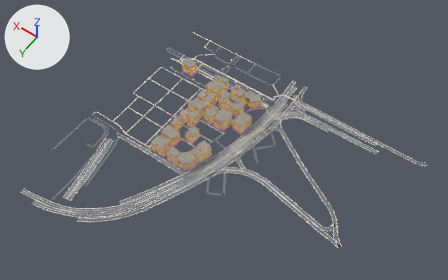
What one commit did to the glTF model public/models/urban-west-stage6.glb.
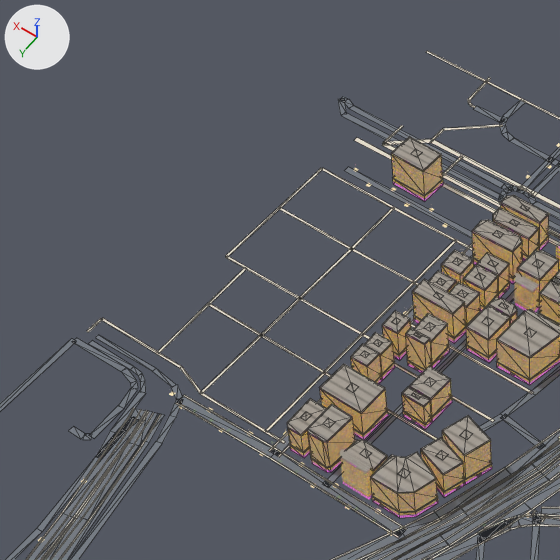
Old and new are each drawn whole from a camera (50 mm lens) standing at (-1604.0, 1295.0, 1583.0) and looking at (-917.0, 333.0, 72.0) and again close up on the part from 15% to 52% of the width and 6% to 65% of the height. Every picture has the same lights, and +X, +Y and +Z are marked at upper left. The older version's two pictures come first. The close-ups show mesh edges as thin lines. Vertices at exactly the same position are counted once.

Names of what the first close-up shows: 'urban-hotel-2203-W203', 'urban-hotel-2216-W216', 'urban-hotel-2224-W224', 'urban-hotel-2228-W228', 'urban-hotel-2236-W236', 'urban-hotel-2237-W237', 'urban-hotel-2253-W253', 'urban-hotel-738-W220', 'urban-hotel-743-W255', 'urban-street-west-promenades', 'urban-street-west-roads', 'urban-street-west-sidewalks' and 25 more.
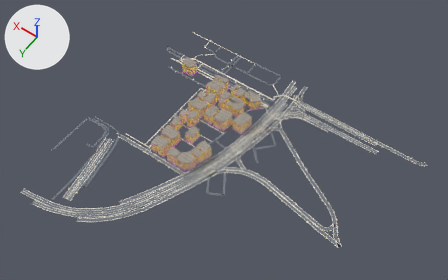
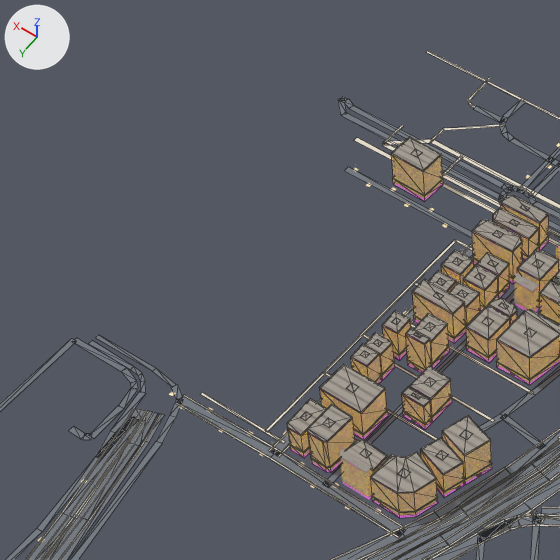
Edits to the bpy script that builds the scene:
```text
Change me_urban_street_west_promenades:
    used by ob_urban_street_west_promenades; location = (0.0, 0.0, 0.0)
    verts and faces of me_urban_street_west_promenades; kept vertices keep their numbers, new ones are numbered from 244
    before: 124 (-570.0, 441.0, 0.0) at pixel (179, 367), 125 (-607.0, 454.0, 0.0) at pixel (199, 393), 126 (-608.0, 451.0, 0.0) at pixel (202, 392), 127 (-571.0, 438.0, 0.0) at pixel (182, 366), 128 (-608.0, 454.0, 0.0) at pixel (200, 394)
    before: 129 (-689.0, 453.0, 0.0) at pixel (264, 432), 130 (-689.0, 450.0, 0.0) at pixel (266, 430), 131 (-608.0, 451.0, 0.0) at pixel (202, 392)
    remove me_urban_street_west_promenades.from_pydata(...)  # 244 vertices, 122 faces; spans x -1141.0..-463.0, y -66.0..459.0, z 0.0
    add me_urban_street_west_promenades.from_pydata(...)  # 196 vertices, 98 faces; spans x -1141.0..-491.0, y -66.0..454.0, z 0.0
    me_urban_street_west_promenades part 1: 9 loose pieces with 36 vertices, spanning x -610.0..-463.0, y 147.0..459.0, z 0.0, are deleted
    me_urban_street_west_promenades part 2
    10 vertices are removed from x -688.0..-511.0, y 148.0..365.0, z 0.0
    10 faces are deleted
    2 vertices move from x -608.0, y 219.0..222.0, z 0.0 to x -688.0, y 219.0..222.0, z 0.0
    2 vertices are added at (-689.0, 302.0, 0.0), (-689.0, 305.0, 0.0)
    6 new faces join them
    me_urban_street_west_promenades part 3
    add delete_vertices([124, 125, 127, 131])  # with the faces that use them
    add faces += [(126, 128, 129), (126, 129, 130)]
```

Location of each change, (x1, y1, x2, y2) in pixels of the close-ups (560 x 560 px):
'urban-street-west-promenades', reshaped: before (87, 51, 560, 444); after (201, 51, 560, 444)
part 1 of me_urban_street_west_promenades, deleted: before (87, 168, 395, 394)
part 2 of me_urban_street_west_promenades, cut back: before (208, 207, 473, 377); after (324, 240, 473, 377)
part 3 of me_urban_street_west_promenades, cut back: before (180, 367, 266, 432); after (201, 392, 266, 432)
